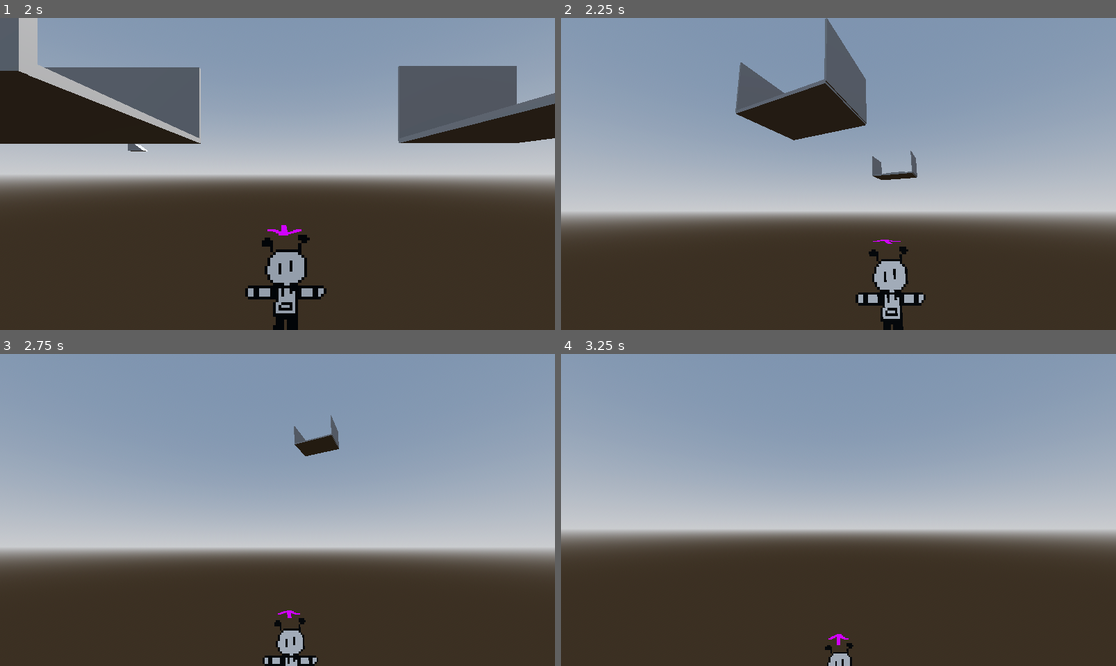
Above: before the commit, frames 1-4 (two rows, left to right).
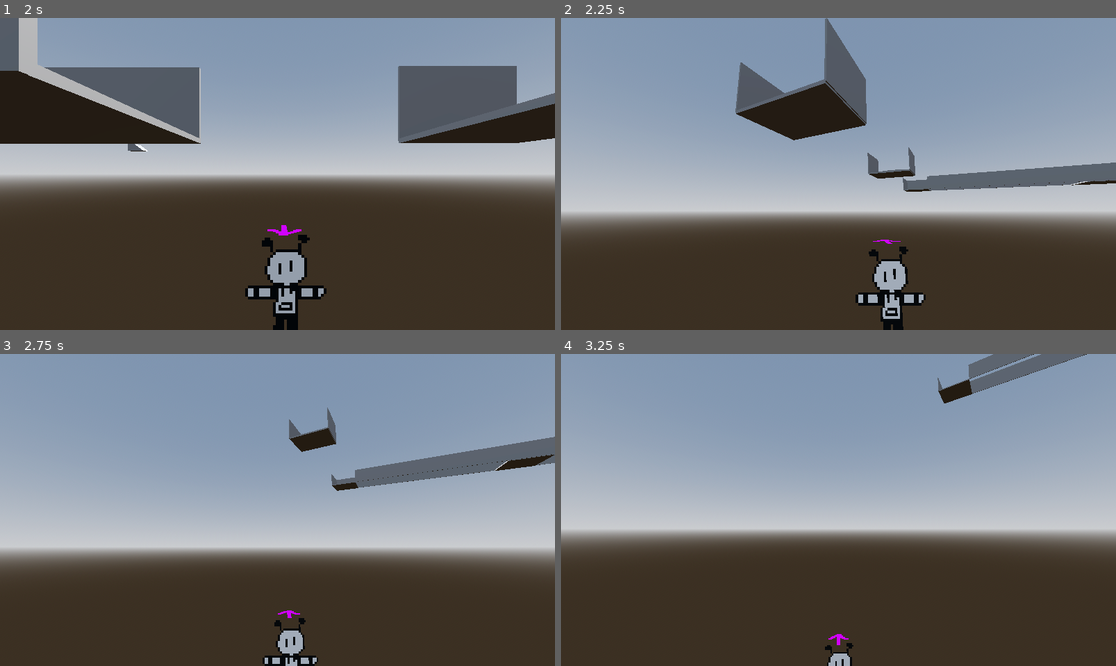
Above: after the commit, the same moments.

Repository: armaanwithadouble-a/blank-slate
Game: Godot game, scene res://Levels/game.tscn
Two runs of this game, one before a commit and one after it. Both use one fixed random seed, a clock stepped at 60 frames per second and the inputs below.
Inputs (mouse positions are in pixels of both pictures, inside the frame that each line leads up to):
- Up to frame 1 (2 s): move the mouse to (399, 158) at 0.52 s; hold D (move_right) 0.53-1.28 s; tap E (dive) at 0.6 s; tap Space (jump) at 0.77, 1.52 s; move the mouse to (166, 189) at 1.27 s; hold S (move_down) from 1.28 s (still down); click (166, 189) at 1.35 s
- Up to frame 2 (2.25 s): move the mouse to (849, 167) at 2.02 s; release S (move_down) at 2.03 s; hold W (move_up) from 2.03 s (still down); tap E (dive) at 2.1 s
- Up to frame 3 (2.75 s): keep holding W (move_up)
- Up to frame 4 (3.25 s): keep holding W (move_up); move the mouse to (832, 516) at 2.77 s; click (832, 516) at 2.85 s; tap Space (jump) at 3.02 s

Frame 1 is identical in both runs. In frame 2, 2.3% of the frame differs, in the area x 55-100%, y 41-56%; in frame 3, 3.1%, in the area x 52-100%, y 17-44%; in frame 4, 1.5%.

Commit message:
making map

Diff:
--- a/Levels/game.tscn
+++ b/Levels/game.tscn
@@ -1,6 +1,8 @@
-[gd_scene load_steps=14 format=4 uid="uid://72w56dbma6de"]
+[gd_scene load_steps=16 format=4 uid="uid://72w56dbma6de"]
 
 [ext_resource type="PackedScene" uid="uid://dt23fmgnisj7e" path="res://Prefabs/player.tscn" id="1_uxjsv"]
+[ext_resource type="PackedScene" uid="uid://ccqgw0nb8m5ba" path="res://Prefabs/EnergyCrystal.tscn" id="2_6isyr"]
+[ext_resource type="PackedScene" uid="uid://clugnaaseflrc" path="res://Prefabs/Balloon.tscn" id="3_6isyr"]
 
 [sub_resource type="ProceduralSkyMaterial" id="ProceduralSkyMaterial_80nbo"]
 sky_horizon_color = Color(0.662243, 0.671743, 0.686743, 1)
@@ -213,7 +215,7 @@
 [node name="Double Jump platform" type="Node" parent="."]
 
 [node name="wall 1" type="MeshInstance3D" parent="Double Jump platform"]
-transform = Transform3D(12.5, 0, 0, 0, 8, 0, 0, 0, 0.25, 110, 4, -7.5)
+transform = Transform3D(12.5, 0, 0, 0, 8, 0, 0, 0, 0.25, 105, 4, -7.5)
 layers = 2
 mesh = SubResource("ArrayMesh_7jktm")
 skeleton = NodePath("../..")
@@ -225,7 +227,7 @@
 shape = SubResource("ConvexPolygonShape3D_ryrav")
 
 [node name="Floor" type="MeshInstance3D" parent="Double Jump platform"]
-transform = Transform3D(12.5, 0, 0, 0, 0.5, 0, 0, 0, 15, 110, 0, 0)
+transform = Transform3D(12.5, 0, 0, 0, 0.5, 0, 0, 0, 15, 105, 0, 0)
 layers = 2
 mesh = SubResource("ArrayMesh_feb5d")
 skeleton = NodePath("../..")
@@ -237,7 +239,7 @@
 shape = SubResource("ConvexPolygonShape3D_fc0e3")
 
 [node name="wall 3" type="MeshInstance3D" parent="Double Jump platform"]
-transform = Transform3D(12.5, 0, 0, 0, 8, 0, 0, 0, 0.25, 110, 4, 7.5)
+transform = Transform3D(12.5, 0, 0, 0, 8, 0, 0, 0, 0.25, 105, 4, 7.5)
 layers = 2
 mesh = SubResource("ArrayMesh_7jktm")
 skeleton = NodePath("../..")
@@ -249,7 +251,7 @@
 shape = SubResource("ConvexPolygonShape3D_ryrav")
 
 [node name="box" type="MeshInstance3D" parent="Double Jump platform"]
-transform = Transform3D(0.5, 0, 0, 0, 1.5, 0, 0, 0, 7.5, 110, 0.8970673, 0)
+transform = Transform3D(0.5, 0, 0, 0, 1.5, 0, 0, 0, 7.5, 105, 0.8970673, 0)
 layers = 2
 mesh = SubResource("ArrayMesh_feb5d")
 
@@ -258,3 +260,145 @@
 
 [node name="CollisionShape3D" type="CollisionShape3D" parent="Double Jump platform/box/StaticBody3D"]
 shape = SubResource("ConvexPolygonShape3D_fc0e3")
+
+[node name="Double Jump Dash" type="Node" parent="."]
+
+[node name="wall 1" type="MeshInstance3D" parent="Double Jump Dash"]
+transform = Transform3D(15, 0, 0, 0, 8, 0, 0, 0, 0.25, 175, 4, -7.5)
+layers = 2
+mesh = SubResource("ArrayMesh_7jktm")
+skeleton = NodePath("../..")
+
+[node name="StaticBody3D" type="StaticBody3D" parent="Double Jump Dash/wall 1"]
+collision_layer = 2
+
+[node name="CollisionShape3D" type="CollisionShape3D" parent="Double Jump Dash/wall 1/StaticBody3D"]
+shape = SubResource("ConvexPolygonShape3D_ryrav")
+
+[node name="Floor" type="MeshInstance3D" parent="Double Jump Dash"]
+transform = Transform3D(15, 0, 0, 0, 0.5, 0, 0, 0, 15, 175, 0, 0)
+layers = 2
+mesh = SubResource("ArrayMesh_feb5d")
+skeleton = NodePath("../..")
+
+[node name="StaticBody3D" type="StaticBody3D" parent="Double Jump Dash/Floor"]
+collision_layer = 2
+
+[node name="CollisionShape3D" type="CollisionShape3D" parent="Double Jump Dash/Floor/StaticBody3D"]
+shape = SubResource("ConvexPolygonShape3D_fc0e3")
+
+[node name="wall 3" type="MeshInstance3D" parent="Double Jump Dash"]
+transform = Transform3D(0.25, 0, 0, 0, 8, 0, 0, 0, 15, 182.5, 4, 0)
+layers = 2
+mesh = SubResource("ArrayMesh_7jktm")
+skeleton = NodePath("../..")
+
+[node name="StaticBody3D" type="StaticBody3D" parent="Double Jump Dash/wall 3"]
+collision_layer = 2
+
+[node name="CollisionShape3D" type="CollisionShape3D" parent="Double Jump Dash/wall 3/StaticBody3D"]
+shape = SubResource("ConvexPolygonShape3D_ryrav")
+
+[node name="crystal dash" type="Node" parent="."]
+
+[node name="Floor" type="MeshInstance3D" parent="crystal dash"]
+transform = Transform3D(15, 0, 0, 0, 0.5, 0, 0, 0, 15, 175, 0, 85)
+layers = 2
+mesh = SubResource("ArrayMesh_feb5d")
+skeleton = NodePath("../..")
+
+[node name="StaticBody3D" type="StaticBody3D" parent="crystal dash/Floor"]
+collision_layer = 2
+
+[node name="CollisionShape3D" type="CollisionShape3D" parent="crystal dash/Floor/StaticBody3D"]
+shape = SubResource("ConvexPolygonShape3D_fc0e3")
+
+[node name="wall 3" type="MeshInstance3D" parent="crystal dash"]
+transform = Transform3D(0.25, 0, 0, 0, 8, 0, 0, 0, 180, 182.5, 4, 89)
+layers = 2
+mesh = SubResource("ArrayMesh_7jktm")
+skeleton = NodePath("../..")
+
+[node name="StaticBody3D" type="StaticBody3D" parent="crystal dash/wall 3"]
+collision_layer = 2
+
+[node name="CollisionShape3D" type="CollisionShape3D" parent="crystal dash/wall 3/StaticBody3D"]
+shape = SubResource("ConvexPolygonShape3D_ryrav")
+
+[node name="wall 4" type="MeshInstance3D" parent="crystal dash"]
+transform = Transform3D(0.25, 0, 0, 0, 8, 0, 0, 0, 170, 167.5, 4, 92.5)
+layers = 2
+mesh = SubResource("ArrayMesh_7jktm")
+skeleton = NodePath("../..")
+
+[node name="StaticBody3D" type="StaticBody3D" parent="crystal dash/wall 4"]
+collision_layer = 2
+
+[node name="CollisionShape3D" type="CollisionShape3D" parent="crystal dash/wall 4/StaticBody3D"]
+shape = SubResource("ConvexPolygonShape3D_ryrav")
+
+[node name="box" type="MeshInstance3D" parent="crystal dash"]
+transform = Transform3D(7.5, 0, 0, 0, 1.5, 0, 0, 0, 0.5, 175, 0.897, 85)
+layers = 2
+mesh = SubResource("ArrayMesh_feb5d")
+
+[node name="StaticBody3D" type="StaticBody3D" parent="crystal dash/box"]
+collision_layer = 2
+
+[node name="CollisionShape3D" type="CollisionShape3D" parent="crystal dash/box/StaticBody3D"]
+shape = SubResource("ConvexPolygonShape3D_fc0e3")
+
+[node name="EnergyCrystal" parent="." instance=ExtResource("2_6isyr")]
+transform = Transform3D(1, 0, 0, 0, 1, 0, 0, 0, 1, 175, 5.25, 47.5)
+
+[node name="crystal dash2" type="Node" parent="."]
+
+[node name="Floor" type="MeshInstance3D" parent="crystal dash2"]
+transform = Transform3D(15, 0, 0, 0, 0.5, 0, 0, 0, 15, 175, 0, 185)
+layers = 2
+mesh = SubResource("ArrayMesh_feb5d")
+skeleton = NodePath("../..")
+
+[node name="StaticBody3D" type="StaticBody3D" parent="crystal dash2/Floor"]
+collision_layer = 2
+
+[node name="CollisionShape3D" type="CollisionShape3D" parent="crystal dash2/Floor/StaticBody3D"]
+shape = SubResource("ConvexPolygonShape3D_fc0e3")
+
+[node name="wall 3" type="MeshInstance3D" parent="crystal dash2"]
+transform = Transform3D(0.25, 0, 0, 0, 8, 0, 0, 0, 15, 182.5, 4, 185)
+layers = 2
+mesh = SubResource("ArrayMesh_7jktm")
+skeleton = NodePath("../..")
+
+[node name="StaticBody3D" type="StaticBody3D" parent="crystal dash2/wall 3"]
+collision_layer = 2
+
+[node name="CollisionShape3D" type="CollisionShape3D" parent="crystal dash2/wall 3/StaticBody3D"]
+shape = SubResource("ConvexPolygonShape3D_ryrav")
+
+[node name="wall 4" type="MeshInstance3D" parent="crystal dash2"]
+transform = Transform3D(0.25, 0, 0, 0, 8, 0, 0, 0, 15, 167.5, 4, 185)
+layers = 2
+mesh = SubResource("ArrayMesh_7jktm")
+skeleton = NodePath("../..")
+
+[node name="StaticBody3D" type="StaticBody3D" parent="crystal dash2/wall 4"]
+collision_layer = 2
+
+[node name="CollisionShape3D" type="CollisionShape3D" parent="crystal dash2/wall 4/StaticBody3D"]
+shape = SubResource("ConvexPolygonShape3D_ryrav")
+
+[node name="box" type="MeshInstance3D" parent="crystal dash2"]
+transform = Transform3D(7.5, 0, 0, 0, 1.5, 0, 0, 0, 0.5, 175, 0.897, 185)
+layers = 2
+mesh = SubResource("ArrayMesh_feb5d")
+
+[node name="StaticBody3D" type="StaticBody3D" parent="crystal dash2/box"]
+collision_layer = 2
+
+[node name="CollisionShape3D" type="CollisionShape3D" parent="crystal dash2/box/StaticBody3D"]
+shape = SubResource("ConvexPolygonShape3D_fc0e3")
+
+[node name="Balloon" parent="." instance=ExtResource("3_6isyr")]
+transform = Transform3D(1, 0, 0, 0, 1, 0, 0, 0, 1, 175, 0, 135)
